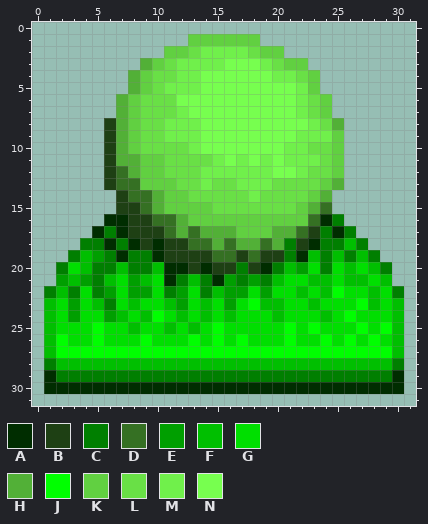
Edited in one commit: pixel-art sprite (sprites/XTRAA0.png). Above: the version before the commit.
The file is 32x32 pixels.
Palette (. is transparent): A #002d00  B #1e4014  C #007f00  D #357023  E #009f00  F #00bf00  G #00df00  H #52b037  J #00ff00  K #61d041  L #69e046  M #70f04b  N #77ff4f
Pixels before, first column x 1:
 1 ............KKKKKK............
 2 ..........KKLMMMMLKK..........
 3 ........HKLMMMMNNNMLKK........
 4 .......HKLLMMNNNNNNMMLK.......
 5 .......HKLMMMNNNNNNNNMK.......
 6 ......HKLLLNNNNNNNNNNMLK......
 7 ......HKLLLMNNNNNNNNNMLK......
 8 .....BHKLLMMMNNNNNNNNNMLH.....
 9 .....BHKLLMMMNNNNNNNNMMMK.....
10 .....BHKLLLLMNNNNNNNMMLLK.....
11 .....BHHKKLLLLMNMNMNMMMLK.....
12 .....BDHKKLLLMMMMMMNNMLLK.....
13 .....BDDKKKLLMLLMMMLLLLKH.....
14 ......BDDHKKLLLLLMLLLLKH......
15 ......BBDHKKKKLLLLLLLKHD......
16 .....AABBDDHKKKKKKKKKKDAC.....
17 ....ACABBBDHDHHHKKKHHDBCAC....
18 ...CCACABABBDDHDHHDHCBACCFC...
19 ..CFECACCABBBBDDBDBBCAFCFCFC..
20 .CGFCCFCCFAABABBCBACFEGCGFGFC.
21 .EFECFGEFGACFCAECECFGGFFGFFGF.
22 CFCGCEGEEGCEGCFEEGEGGFGFJGGFGC
23 FGEGFCGFGGFEGFGEGJFFGGFGGGJFGF
24 FGEGGEFGFJGFGFGFGGGFGGGFGJGGGF
25 FGGGJGGFGGFGFGJGGGGGJGJGGGJGJF
26 FJGGJGGGJGGGJGJGJGGGJGGJGJGJGF
27 FJJJJJJJJJJJJJJJJJJJJJJJJJJJJF
28 CFFFFFFFFFFFFFFFFFFFFFFFFFFFFC
29 ACCCCCCCCCCCCCCCCCCCCCCCCCCCCA
30 AAAAAAAAAAAAAAAAAAAAAAAAAAAAAA
After:
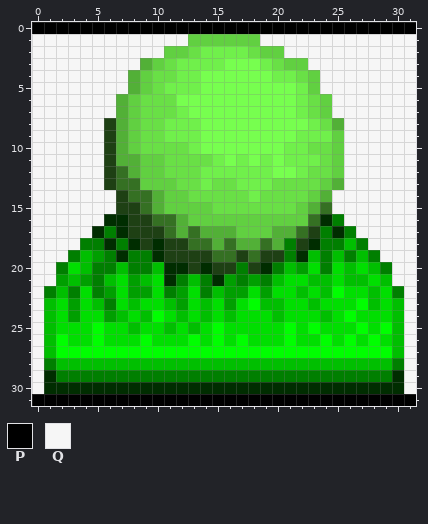
Colours new in this view: P #000000  Q #f6f6f6
Log entry: Updating life count icon Old version did not have white background.
Difference:
Changed rows in their new state; - is an unchanged pixel.
first column x 0:
 0 PPPPPPPPPPPPPPPPPPPPPPPPPPPPPPPP
 1 QQQQQQQQQQQQQ------QQQQQQQQQQQQQ
 2 QQQQQQQQQQQ----------QQQQQQQQQQQ
 3 QQQQQQQQQ--------------QQQQQQQQQ
 4 QQQQQQQQ----------------QQQQQQQQ
 5 QQQQQQQQ----------------QQQQQQQQ
 6 QQQQQQQ------------------QQQQQQQ
 7 QQQQQQQ------------------QQQQQQQ
 8 QQQQQQ--------------------QQQQQQ
 9 QQQQQQ--------------------QQQQQQ
10 QQQQQQ--------------------QQQQQQ
11 QQQQQQ--------------------QQQQQQ
12 QQQQQQ--------------------QQQQQQ
13 QQQQQQ--------------------QQQQQQ
14 QQQQQQQ------------------QQQQQQQ
15 QQQQQQQ------------------QQQQQQQ
16 QQQQQQ--------------------QQQQQQ
17 QQQQQ----------------------QQQQQ
18 QQQQ------------------------QQQQ
19 QQQ--------------------------QQQ
20 QQ----------------------------QQ
21 QQ----------------------------QQ
22 Q------------------------------Q
23 Q------------------------------Q
24 Q------------------------------Q
25 Q------------------------------Q
26 Q------------------------------Q
27 Q------------------------------Q
28 Q------------------------------Q
29 Q------------------------------Q
30 Q------------------------------Q
31 PPPPPPPPPPPPPPPPPPPPPPPPPPPPPPPP
